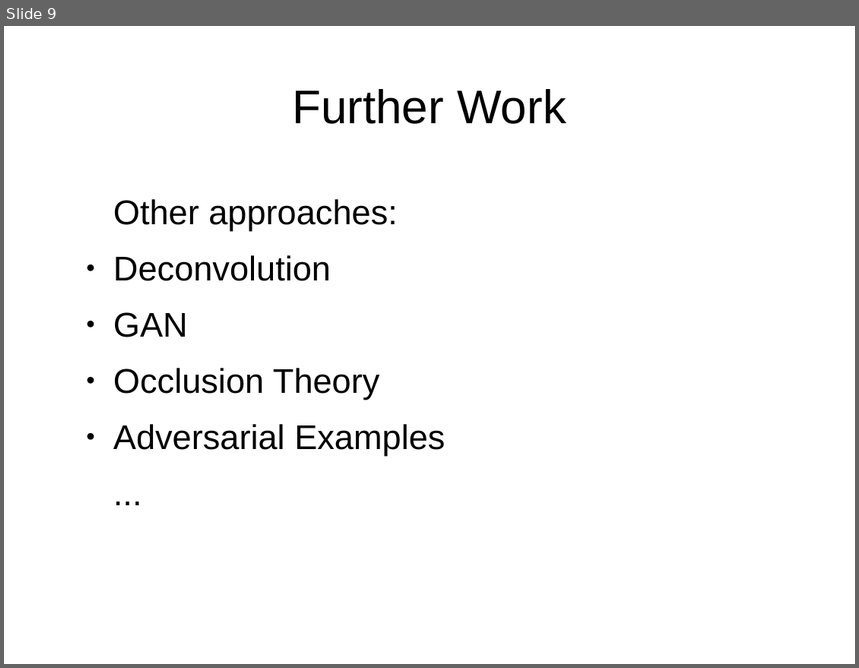
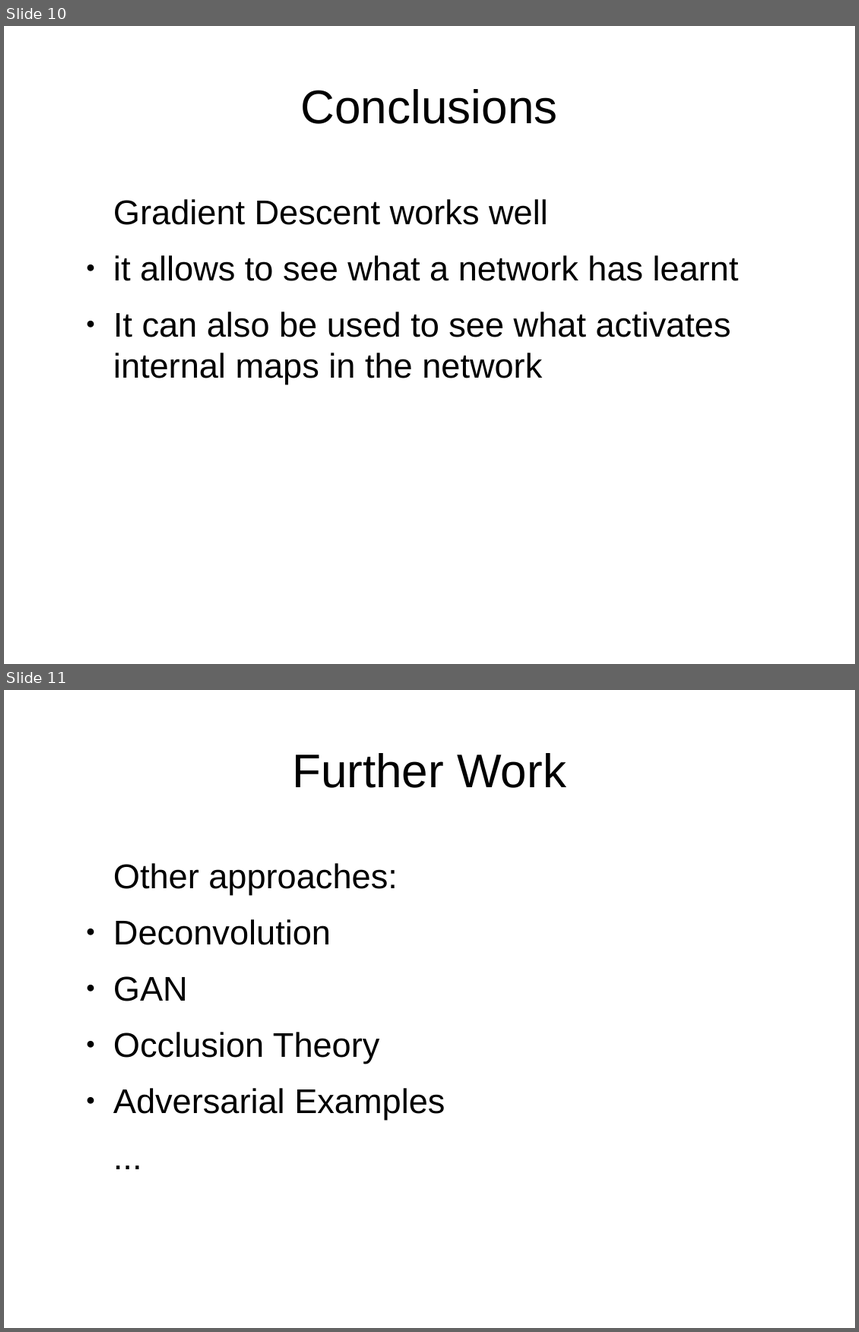
Before and after one commit to alessandro-giusti/rock-paper-scissors, a slide deck: Fabri/presentazione3.odp. Shown one above the other, each under a label of ours: slide 9 before the commit, slides 10 and 11 after it. The pictures are 859x668 and 859x1332 pixels, drawn with LibreOffice and Linux fonts; fonts in the diff are those of the drawing. Boxes give left, top, right and bottom in pixels: in the first picture for what was removed or moved away, otherwise in the second. Text is boxed around its words. In the diff, an @@ line names an element or a change of style, - is before the commit and + after.

```diff
--- a/Fabri/presentazione3.odp
+++ b/Fabri/presentazione3.odp
@@ slide 10 added at [4,26,855,664], background #FFFFFF @@
@@ title added at [301,89,558,124], 44 pt, text #000000 @@
+Conclusions
@@ text added at [113,199,739,385], 32 pt, text #000000 @@
+Gradient Descent works well
+● it allows to see what a network has learnt
+● It can also be used to see what activates internal maps in the network
@@ what was slide 9 is now slide 11 @@
```
Also in this commit, not shown: 5 slides changed, 1 other slide added, 1 other file.
